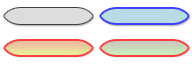
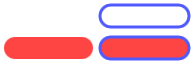
Two versions of the same layered image (w=192, h=64). Layer-by-layer changes:
"Error+Selected": opacity 75% → 100%, painted on it over box(100, 37, 189, 59)
"Error": opacity 75% → 100%, painted on it over box(4, 37, 93, 59)
"Selected": opacity 75% → 100%, painted on it over box(100, 5, 189, 27)
"Default": opacity 75% → 100%, painted on it over box(4, 7, 93, 27)
